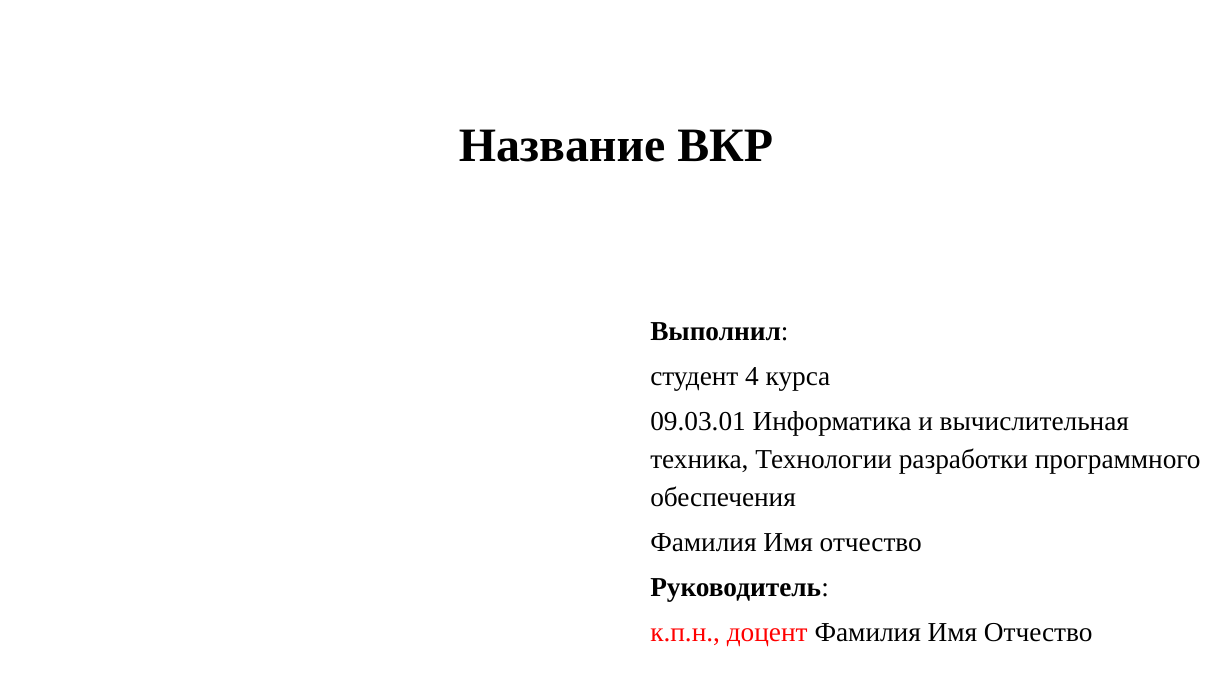
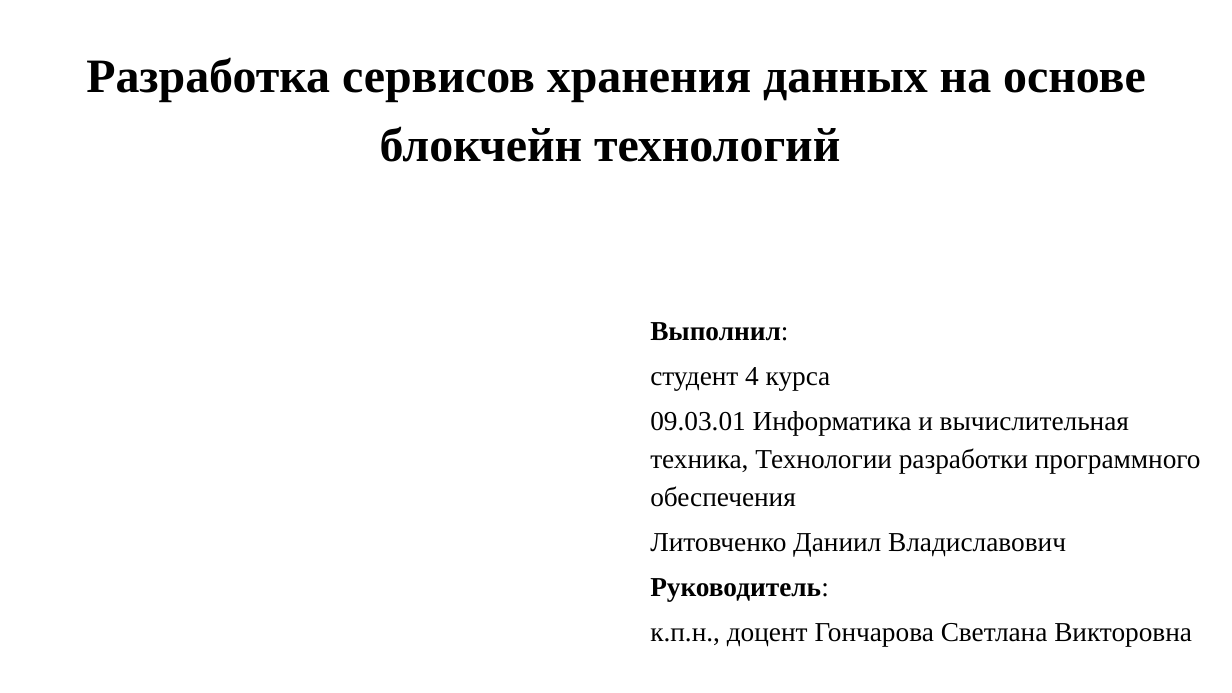
Before and after one commit to DaniilLitvochenko/prediplom_pract, a slide deck: slide 1 of Литовченко Д.В. ИСР2.pptx. Drawn at 1232x693 pixels with LibreOffice and Linux fonts; fonts in the diff are those of the drawing. Boxes give left, top, right and bottom in pixels: in the first picture for what was removed or moved away, otherwise in the second. Text is boxed around its words. In the diff, an @@ line names an element or a change of style, - is before the commit and + after.

```diff
--- a/Литовченко Д.В. ИСР2.pptx
+++ b/Литовченко Д.В. ИСР2.pptx
@@ title at [86,57,1146,162]: text changed @@
-Название ВКР
+Разработка сервисов хранения данных на основе блокчейн технологий
@@ subtitle at [650,533,1066,556]: text changed @@
-Фамилия Имя отчество
+Литовченко Даниил Владиславович
@@ subtitle at [650,623,1192,646]: text changed @@
-к.п.н., доцент Фамилия Имя Отчество
+к.п.н., доцент Гончарова Светлана Викторовна
```
Also in this commit, not shown: 1 other slide changed, 9 slides added, 6 slides removed, 1 other file.
